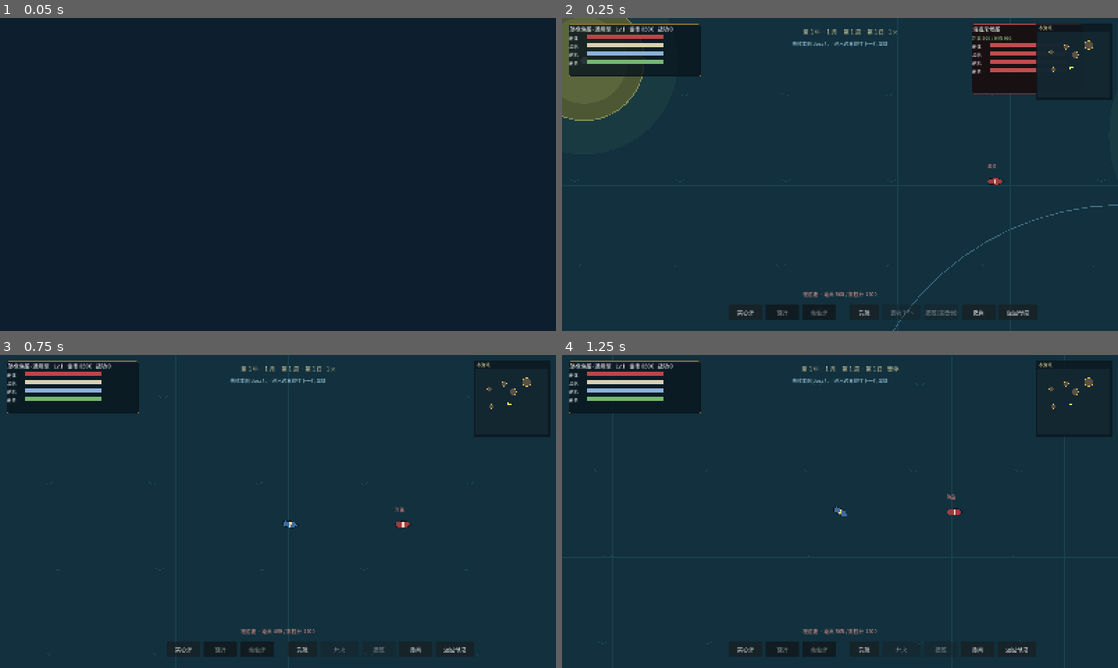
Above: before the commit, frames 1-4 (two rows, left to right).
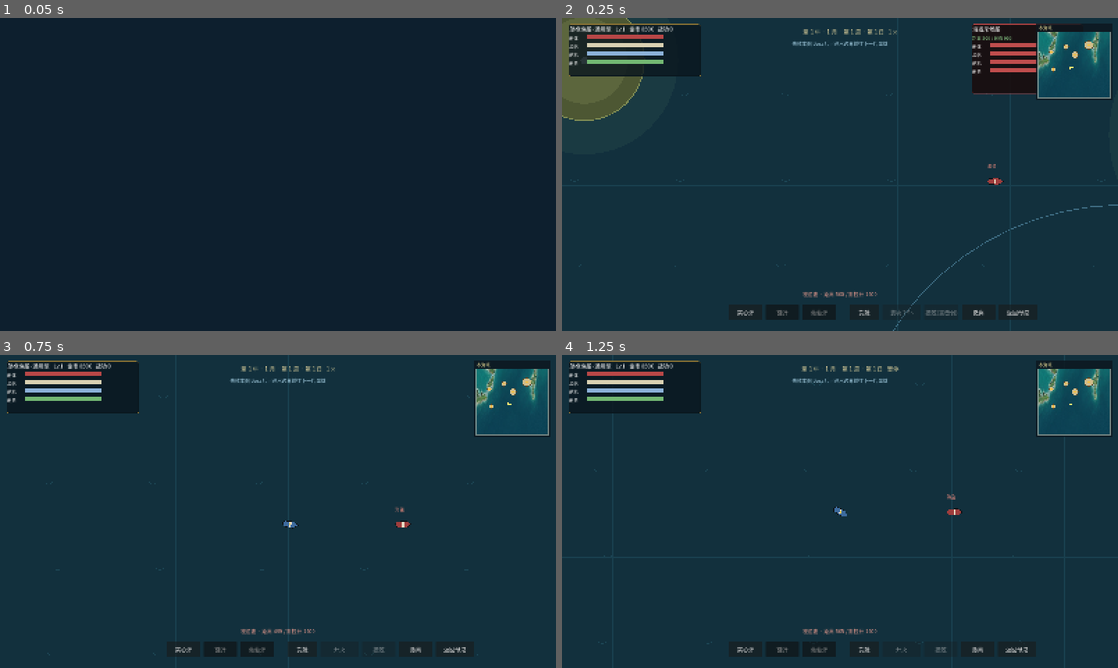
Above: after the commit, the same moments.

Repository: lucifermbbgh/OceanHero
Game: Godot game, scene res://tests/integration/run.tscn
Same seed, same stepped clock (60 frames per second), same inputs: the game is played once before the commit and once after it. This scene is started directly instead of the project's main scene.
Inputs (mouse positions are in pixels of both pictures, inside the frame that each line leads up to):
- Up to frame 1 (0.05 s): no input
- Up to frame 2 (0.25 s): no input
- Up to frame 3 (0.75 s): tap Enter at 0.5 s; move the mouse to (400, 495) at 0.52 s; hold D (steer_right) from 0.53 s (still down); tap B at 0.6 s; click (400, 495) at 0.67 s
- Up to frame 4 (1.25 s): keep holding D (steer_right); tap Space at 0.77 s

Frame 1 is identical in both runs. In frame 2, 2.8% of the frame differs, in the area x 85-99%, y 4-26%; in frame 3, 2.8%; in frame 4, 2.8%.

Commit message:
feat(1.6.13): AI 海图母版接入游戏（世界地图迷雾 + 小地图艺术海面）
- 世界地图底图换 chart_base_game.png，未探索迷雾遮罩，陆地掩膜像素命中
- 底图与区域同变换铺满画布（中心常量修正）
- 小地图底换世界海图海面裁剪，岛屿沙色+港口琥珀点
- 纹理静态缓存 + 游戏分辨率资源，套件回到 35 秒
- 集成 1068 全过

Diff:
--- a/project.godot
+++ b/project.godot
@@ -15,7 +15,7 @@
 run/main_scene="res://scenes/main.tscn"
 config/features=PackedStringArray("4.7", "GL Compatibility")
 config/icon="res://icon.svg"
-config/version="1.6.11"
+config/version="1.6.13"
 [autoload]
 
 EventBus="*res://scripts/core/event_bus.gd"
--- a/scripts/sea/sea_scene.gd
+++ b/scripts/sea/sea_scene.gd
@@ -160,8 +160,24 @@
 			player.crew_hp = player.crew_max
 		hud.ticker("违禁药物生效：船员上限 +20%")
 
+var _region_islands: Dictionary = {}
+
+func _load_region_islands() -> void:
+	if not _region_islands.is_empty():
+		return
+	var path := "res://data/generated/region_islands.json"
+	if not FileAccess.file_exists(path):
+		return
+	var f := FileAccess.open(path, FileAccess.READ)
+	if f == null:
+		return
+	var parsed = JSON.parse_string(f.get_as_text())
+	if typeof(parsed) == TYPE_DICTIONARY:
+		_region_islands = parsed
+
 func _generate_islands() -> void:
 	islands.clear()
+	_load_region_islands()
 	var rng := RandomNumberGenerator.new()
 	rng.seed = int(map_def.island_seed) * 7919 + map_index * 131
 	var n := mini(8, 4 + (map_index % 3))
@@ -187,11 +203,12 @@
 		var key := GameState.island_key(map_index, i)
 		tier = GameState.island_tier_of(key, tier)
 		var rr: Vector2 = ISLAND_RADIUS[tier]
+		var rad: float = rng.randf_range(rr.x, rr.y)
 		var specialty: StringName = SPECIALTIES[i % SPECIALTIES.size()]
 		var nm := _island_name(i, tier)
 		GameState.register_port(key, nm, map_index, tier)
 		# [位置, 半径, 等级, 名称, 特产]
-		islands.append([pos, rng.randf_range(rr.x, rr.y), tier, nm, specialty])
+		islands.append([pos, rad, tier, nm, specialty])
 
 ## 把港口贴到最近岛屿的岸边，而不是漂在海面
 func _anchor_port_to_island(want: Vector2) -> Vector2:
--- a/scripts/ui/mini_map.gd
+++ b/scripts/ui/mini_map.gd
@@ -4,11 +4,44 @@
 const BOX := 220.0
 var world_size := 4000.0
 var sea: Node = null
+var _base: Texture2D = null
+var _bboxes: Dictionary = {}
+static var _CACHE := {}
 
 func _ready() -> void:
 	size = Vector2(BOX, BOX)
 	position = Vector2(get_viewport_rect().size.x - BOX - 16.0, 16.0)
 	mouse_filter = Control.MOUSE_FILTER_IGNORE
+	var bp := "res://art/world_map/chart_base_game.png"
+	if _CACHE.has(bp):
+		_base = _CACHE[bp]
+	elif ResourceLoader.exists(bp):
+		_base = load(bp)
+		_CACHE[bp] = _base
+	else:
+		var im := Image.new()
+		if im.load(bp) == OK:
+			_base = ImageTexture.create_from_image(im)
+			_CACHE[bp] = _base
+	var rp := "res://data/generated/world_regions.json"
+	if FileAccess.file_exists(rp):
+		var f := FileAccess.open(rp, FileAccess.READ)
+		if f != null:
+			var parsed = JSON.parse_string(f.get_as_text())
+			if typeof(parsed) == TYPE_DICTIONARY:
+				for r in parsed.get("regions", []):
+					var xs: Array = []
+					var ys: Array = []
+					for p in r.get("polygon", []):
+						xs.append(float(p[0]))
+						ys.append(float(p[1]))
+					if xs.is_empty():
+						continue
+					var x0: float = xs.min()
+					var x1: float = xs.max()
+					var y0: float = ys.min()
+					var y1: float = ys.max()
+					_bboxes[int(r.get("index", 0))] = Rect2(x0, y0, x1 - x0, y1 - y0)
 
 func _process(_dt: float) -> void:
 	if visible:
@@ -29,14 +62,24 @@
 	draw_rect(area, Color(0.08, 0.16, 0.20, 0.85))
 	if sea == null:
 		return
+	# 1.6.13：小地图底图 = 世界海图的开阔海面裁剪（艺术纹理）
+	if _base != null:
+		var tw := float(_base.get_width())
+		var th := float(_base.get_height())
+		var src := Rect2(tw * 0.34, th * 0.76, tw * 0.34, th * 0.22)
+		draw_texture_rect_region(_base, area, src)
+	else:
+		draw_rect(area, Color(0.10, 0.30, 0.40, 0.9))
+	draw_rect(area, Color(0.55, 0.62, 0.60, 0.8), false, 1.0)
 	var sc := map_scale()
-	# 岛屿
+	# 岛屿（玩法真值）+ 港口标记
 	for isl in sea.islands:
 		var wp: Vector2 = isl[0]
 		var p := area.position + Vector2(wp.x, wp.y) * sc
-		var rr: float = maxf(2.5, float(isl[1]) * sc)
-		draw_circle(p, rr, Color(0.35, 0.32, 0.26))
-		draw_circle(p, rr, Color(0.85, 0.72, 0.40), false, 1.0)
+		var rr2: float = maxf(2.5, float(isl[1]) * sc)
+		draw_circle(p, rr2, Color(0.82, 0.74, 0.55))
+		draw_circle(p, rr2, Color(0.35, 0.28, 0.16), false, 1.0)
+		draw_circle(p, 3.0, Color(0.95, 0.75, 0.25))
 	# 玩家
 	if sea.player != null:
 		var pp: Vector2 = area.position + Vector2(sea.player.global_position.x, sea.player.global_position.y) * sc
--- a/scripts/ui/world_map.gd
+++ b/scripts/ui/world_map.gd
@@ -15,6 +15,7 @@
 var _bg: Texture2D = null
 var _land: Array = []
 var _land_tex: Texture2D = null
+var _mask_img: Image = null
 
 func _ready() -> void:
 	size = Vector2(1568, 812)
@@ -23,9 +24,16 @@
 	visible = false
 	_load_polys()
 	_load_land()
-	var bg_path := "res://art/world_map/bg_sea.png"
-	_bg = _load_tex(bg_path)
-	_land_tex = _load_tex("res://art/world_map/land_overlay.png")
+	_bg = _load_tex("res://art/world_map/chart_base_game.png")
+	var mp := "res://art/world_map/land_mask_game.png"
+	if ResourceLoader.exists(mp):
+		var mres = load(mp)
+		if mres is Texture2D:
+			_mask_img = mres.get_image()
+	if _mask_img == null:
+		var mi := Image.new()
+		if mi.load(mp) == OK:
+			_mask_img = mi
 
 func toggle() -> void:
 	visible = not visible
@@ -105,13 +113,20 @@
 		_polys[int(r.get("index", 0))] = {"polygon": pts,
 			"anchor": Vector2(float(r["anchor"][0]), float(r["anchor"][1]))}
 
+static var _CACHE := {}
+
 func _load_tex(path: String) -> Texture2D:
+	if _CACHE.has(path):
+		return _CACHE[path]
+	var tex: Texture2D = null
 	if ResourceLoader.exists(path):
-		return load(path)
-	var img := Image.new()
-	if img.load(path) == OK:
-		return ImageTexture.create_from_image(img)
-	return null
+		tex = load(path)
+	else:
+		var img := Image.new()
+		if img.load(path) == OK:
+			tex = ImageTexture.create_from_image(img)
+	_CACHE[path] = tex
+	return tex
 
 func _load_land() -> void:
 	_land.clear()
@@ -130,7 +145,18 @@
 			pts.append(Vector2(float(p[0]), float(p[1])))
 		_land.append(pts)
 
+func _unpos(p: Vector2) -> Vector2:
+	var c := MAP_RECT.position + MAP_RECT.size * 0.5
+	return (p - c - _offset) / (MAP_RECT.size * _zoom) + Vector2(0.5, 0.5)
+
 func _in_land(p: Vector2) -> bool:
+	if _mask_img != null:
+		var wp := _unpos(p)
+		if wp.x < 0.0 or wp.y < 0.0 or wp.x > 1.0 or wp.y > 1.0:
+			return false
+		var mx := int(wp.x * float(_mask_img.get_width() - 1))
+		var my := int(wp.y * float(_mask_img.get_height() - 1))
+		return _mask_img.get_pixel(mx, my).r > 0.5
 	for lp in _land:
 		var pts := PackedVector2Array()
 		for v in lp:
@@ -213,7 +239,7 @@
 
 func _pos(wp: Vector2) -> Vector2:
 	var c := MAP_RECT.position + MAP_RECT.size * 0.5
-	return c + (wp - Vector2(0.5, 0.45)) * MAP_RECT.size * _zoom + _offset
+	return c + (wp - Vector2(0.5, 0.5)) * MAP_RECT.size * _zoom + _offset
 
 func _draw() -> void:
 	var font := ThemeDB.fallback_font
@@ -224,20 +250,13 @@
 	draw_rect(INFO_RECT, Color(0.10, 0.12, 0.15, 0.9))
 	draw_rect(INFO_RECT, Color(0.35, 0.40, 0.45), false, 1.0)
 
-	# 海域底图
+	# 海图底图（AI 艺术母版）
 	draw_rect(MAP_RECT, Color(0.04, 0.16, 0.26))
 	if _bg != null:
 		var bg_rect := Rect2(_pos(Vector2.ZERO), MAP_RECT.size * _zoom)
 		draw_texture_rect(_bg, bg_rect, false)
-	for wv in range(14):
-		var y0 := MAP_RECT.position.y + 24.0 + float(wv) * 48.0
-		var pts := PackedVector2Array()
-		for sx in range(0, 40):
-			var x := MAP_RECT.position.x + float(sx) * (MAP_RECT.size.x / 39.0)
-			pts.append(Vector2(x, y0 + sin(float(sx) * 0.7 + float(wv)) * 3.0))
-		draw_polyline(pts, Color(0.12, 0.35, 0.48, 0.25), 1.0)
-
-	# 区域多边形
+
+	# 区域：未探索=迷雾遮罩，已探索=细边界
 	_nodes = 0
 	for i in range(1, 31):
 		var md: Resource = DataRegistry.get_map(i)
@@ -247,53 +266,43 @@
 		var poly := _cell_poly(i)
 		if poly.size() < 3:
 			continue
-		var explored: bool = GameState.is_map_explored(i)
-		var fill := Color(0.02, 0.05, 0.08, 0.20)
-		var line := Color(0.30, 0.36, 0.40, 0.35)
-		if explored:
-			var base_col: Color = GameState.NATION_COLORS.get(String(md.nation), Color(0.45, 0.55, 0.6))
-			fill = Color(base_col.r, base_col.g, base_col.b, 0.22)
-			line = Color(base_col.r * 1.2, base_col.g * 1.2, base_col.b * 1.2, 0.9)
-		if i == _selected:
-			fill = Color(0.20, 0.55, 0.90, 0.55)
-			line = Color(0.45, 0.90, 1.0)
-		if i == _hover:
-			line = Color(1, 1, 1)
-		draw_colored_polygon(poly, fill)
 		var closed := poly.duplicate()
 		closed.append(poly[0])
-		draw_polyline(closed, line, 2.0)
+		if not GameState.is_map_explored(i):
+			draw_colored_polygon(poly, Color(0.02, 0.05, 0.08, 0.90))
+			draw_polyline(closed, Color(0.25, 0.30, 0.34, 0.35), 1.0)
+			continue
+		var line := Color(0.90, 0.93, 0.95, 0.30)
+		var wdt := 1.5
+		var fill := Color(0, 0, 0, 0)
+		if i == _selected:
+			fill = Color(0.20, 0.55, 0.90, 0.18)
+			line = Color(0.45, 0.90, 1.0, 0.95)
+			wdt = 2.5
+		elif i == _hover:
+			fill = Color(1, 1, 1, 0.08)
+			line = Color(1, 1, 1, 0.85)
+			wdt = 2.0
+		if fill.a > 0.0:
+			draw_colored_polygon(poly, fill)
+		draw_polyline(closed, line, wdt)
 		if i == GameState.current_map:
-			draw_polyline(closed, Color(1.0, 0.82, 0.35), 3.0)
-
-	# 陆地覆盖：先画区域，再盖陆地贴图，避免色块压到陆地
-	if _land_tex != null:
-		var lrect := Rect2(_pos(Vector2.ZERO), MAP_RECT.size * _zoom)
-		draw_texture_rect(_land_tex, lrect, false)
-	else:
-		for lp in _land:
-			var lpts := PackedVector2Array()
-			for v in lp:
-				lpts.append(_pos(v))
-			if lpts.size() < 3:
-				continue
-			draw_colored_polygon(lpts, Color(0.86, 0.80, 0.64, 0.96))
-			var lclosed := lpts.duplicate()
-			lclosed.append(lpts[0])
-			draw_polyline(lclosed, Color(0.42, 0.34, 0.22, 0.9), 2.0)
-
-	# 区域标签（陆地之上不显示）
+			draw_polyline(closed, Color(1.0, 0.82, 0.35, 0.95), 3.0)
+
+	# 节点与标签：已探索显示琥珀节点，未探索仅问号
 	for i2 in range(1, 31):
 		var md2: Resource = DataRegistry.get_map(i2)
 		if md2 == null:
 			continue
 		var c := _anchor_pos(i2)
-		if _in_land(c):
-			continue
-		if GameState.is_map_explored(i2):
-			draw_string(font, c + Vector2(-18, 5), "%d-%d" % [(i2 - 1) / 3 + 1, (i2 - 1) % 3 + 1], HORIZONTAL_ALIGNMENT_LEFT, -1, 14, Color(0.95, 0.95, 0.9))
-		else:
-			draw_string(font, c + Vector2(-4, 4), "?", HORIZONTAL_ALIGNMENT_LEFT, -1, 11, Color(0.45, 0.50, 0.54))
+		if not GameState.is_map_explored(i2):
+			draw_string(font, c + Vector2(-4, 4), "?", HORIZONTAL_ALIGNMENT_LEFT, -1, 12, Color(0.55, 0.60, 0.64))
+			continue
+		var fac: Color = GameState.NATION_COLORS.get(String(md2.nation), Color(0.9, 0.7, 0.2))
+		draw_circle(c, 7.0, fac)
+		draw_circle(c, 4.5, Color(0.91, 0.70, 0.23))
+		draw_circle(c, 1.8, Color(1.0, 0.96, 0.86))
+		draw_string(font, c + Vector2(11, 4), "%d-%d" % [(i2 - 1) / 3 + 1, (i2 - 1) % 3 + 1], HORIZONTAL_ALIGNMENT_LEFT, -1, 13, Color(0.97, 0.97, 0.94))
 
 	# 航线（虚线）
 	if _route.size() >= 2:
--- a/tests/integration/run.gd
+++ b/tests/integration/run.gd
@@ -10,12 +10,22 @@
 	var now := Time.get_ticks_msec()
 	print("   ⏱ %s: %d ms（累计 %d ms）" % [label, now - _last, now - _t0])
 	_last = now
+	var f := FileAccess.open("res://tests/integration/progress.log", FileAccess.READ_WRITE)
+	if f == null:
+		f = FileAccess.open("res://tests/integration/progress.log", FileAccess.WRITE)
+	if f != null:
+		f.seek_end()
+		f.store_line("%d %s" % [now - _t0, label])
+		f.close()
 
 var _last := 0
 
 func _ready() -> void:
 	_t0 = Time.get_ticks_msec()
 	_last = _t0
+	var fz := FileAccess.open("res://tests/integration/progress.log", FileAccess.WRITE)
+	if fz != null:
+		fz.close()
 	print("=== SeaHeroes 集成测试 ===")
 	await _test_base_scene()
 	await _test_sea_and_combat()
@@ -27,6 +37,7 @@
 	await _test_exchange()
 	await _test_cross_port()
 	await _test_quest_board()
+	await _test_v1613_chart_wiring()
 	await _test_v156_mini_map()
 	await _test_v153_world_map()
 	await _test_v151_sorting()
@@ -689,6 +700,27 @@
 	for i in range(n):
 		await get_tree().physics_frame
 
+# ---------------- 1.6.13 海图接入 ----------------
+func _test_v1613_chart_wiring() -> void:
+	print("\n[1.6.13 海图接入]")
+	GameState.reset_new_game()
+	# 小地图（独立实例，避免重复实例化海面场景拖慢套件）
+	var mm2 = load("res://scripts/ui/mini_map.gd").new()
+	add_child(mm2)
+	await _frames(1)
+	_ok(mm2._base != null, "小地图海图底图载入")
+	_ok(mm2._bboxes.size() == 30, "小地图区域框载入", str(mm2._bboxes.size()))
+	mm2.queue_free()
+	# 世界地图掩膜与底图
+	var wm = load("res://scripts/ui/world_map.gd").new()
+	add_child(wm)
+	await _frames(1)
+	_ok(wm._mask_img != null, "世界地图陆地掩膜载入")
+	_ok(wm._bg != null, "世界地图海图底图载入")
+	wm.queue_free()
+	await _frames(1)
+	GameState.reset_new_game()
+
 # ---------------- 1.5.6 海上小地图 ----------------
 func _test_v156_mini_map() -> void:
 	print("\n[1.5.6 海上小地图]")
@@ -731,12 +763,21 @@
 	_ok(wm._hit(p1) == 1, "命中检测可选中节点")
 	_ok(wm._polys.size() == 30, "Tiled 多边形已载入", str(wm._polys.size()))
 	_ok(wm._polys[1]["polygon"].size() >= 3, "多边形顶点有效")
-	_ok(wm._land.size() == 6, "陆地蒙板已载入", str(wm._land.size()))
-	var lc := Vector2.ZERO
-	for p in wm._land[0]:
-		lc += p
-	lc /= float(wm._land[0].size())
-	_ok(wm._hit(wm._pos(lc)) == -1, "陆地不参与区域命中")
+	# 掩膜上找一块陆地，验证命中排除
+	var land_wp := Vector2(-1, -1)
+	if wm._mask_img != null:
+		var mw: int = wm._mask_img.get_width()
+		var mh: int = wm._mask_img.get_height()
+		for sy in range(0, mh, 17):
+			if land_wp.x >= 0.0:
+				break
+			for sx in range(0, mw, 17):
+				if wm._mask_img.get_pixel(sx, sy).r > 0.5:
+					land_wp = Vector2(float(sx) / float(mw), float(sy) / float(mh))
+					break
+	_ok(land_wp.x >= 0.0, "掩膜含陆地像素")
+	if land_wp.x >= 0.0:
+		_ok(wm._hit(wm._pos(land_wp)) == -1, "陆地不参与区域命中")
 	wm.queue_free()
 	await _frames(1)
 	GameState.reset_new_game()
@@ -3243,8 +3284,30 @@
 	await _frames(3)
 	_ok(s2.salvages.size() > 0, "采集任务生成打捞点", "count=%d" % s2.salvages.size())
 
-	s2.player.global_position = Vector2(3800, 3800)
-	_ok(s2.interact_prompt() == "", "远离互动物时没有提示")
+	# 找一个远离所有岛屿与打捞点的空位
+	var free_spot := Vector2(3800, 3800)
+	for gy in range(4, 76, 6):
+		var done := false
+		for gx in range(4, 76, 6):
+			var cand := Vector2(gx * 100.0, gy * 100.0)
+			var ok_spot := true
+			for isl in s2.islands:
+				if cand.distance_to(isl[0]) < float(isl[1]) + 700.0:
+					ok_spot = false
+					break
+			if ok_spot:
+				for svv in s2.salvages:
+					if cand.distance_to(svv) < 500.0:
+						ok_spot = false
+						break
+			if ok_spot:
+				free_spot = cand
+				done = true
+				break
+		if done:
+			break
+	s2.player.global_position = free_spot
+	_ok(s2.interact_prompt() == "", "远离互动物时没有提示", str(free_spot))
 
 	var sv: Vector2 = s2.salvages[0]
 	s2.player.global_position = sv + Vector2(80, 0)
Binary file added: art/world_map/chart_base_game.png
Binary file added: art/world_map/land_mask_game.png
Binary file added: docs/screenshots/110-ingame-chart.png
Binary file added: docs/screenshots/111-ingame-minimap.png
Not shown, added: docs/版本文档/1.6.13-升级说明.md
Not shown, added: tests/integration/progress.log
